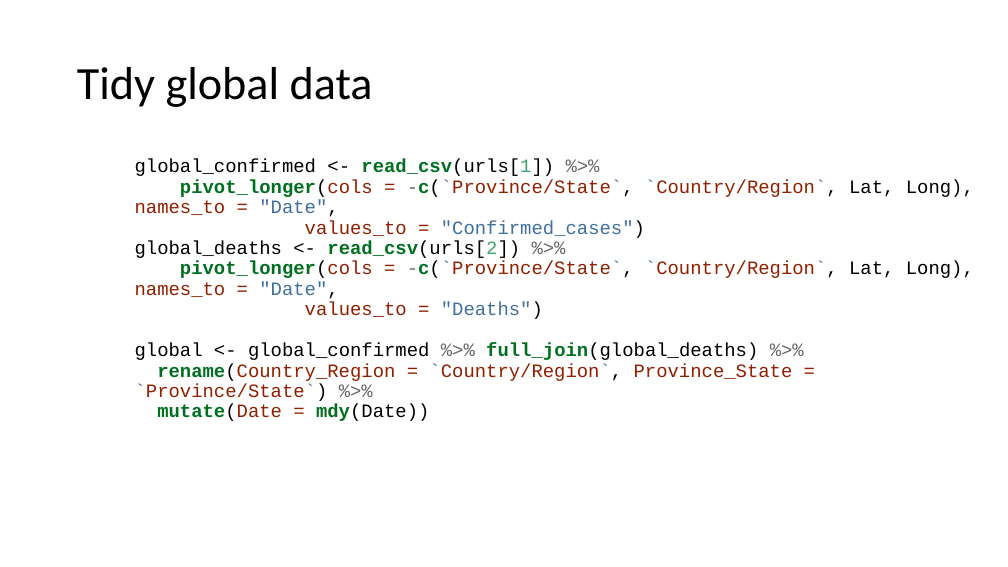
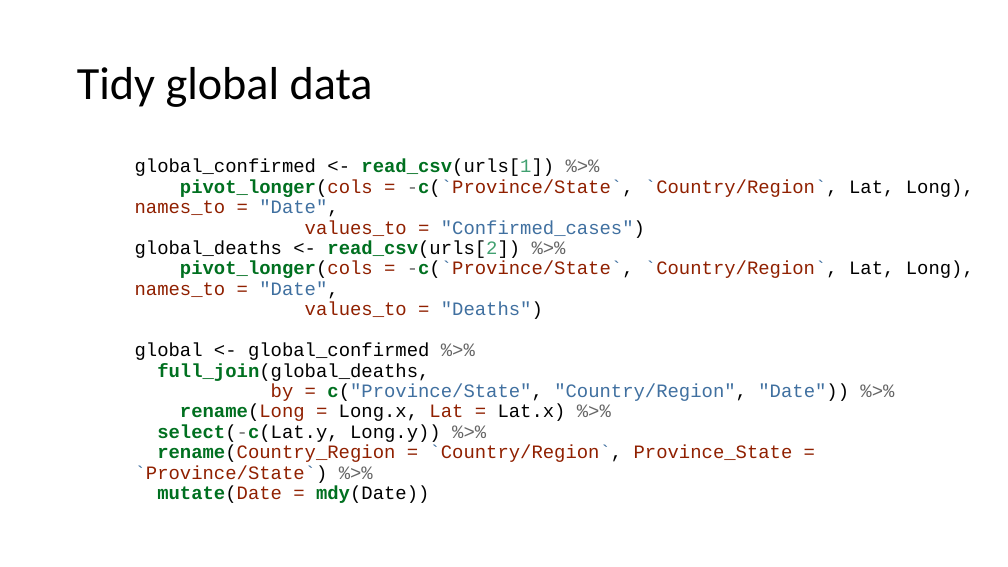
Before and after one commit to JaneWall/COVID19, a slide deck: slide 40 of COVID19_short_intro.pptx. Drawn at 1008x567 pixels with LibreOffice and Linux fonts; fonts in the diff are those of the drawing. Boxes give left, top, right and bottom in pixels: in the first picture for what was removed or moved away, otherwise in the second. Text is boxed around its words. In the diff, an @@ line names an element or a change of style, - is before the commit and + after.

Commit message:
fixed NA problem in deaths
problem was caused by difference in Lat and Long in confirmed vs deaths files for some countries.  Fixed by specifiying which variable to join by

```diff
--- a/COVID19_short_intro.pptx
+++ b/COVID19_short_intro.pptx
@@ text at [135, 159, 974, 503]: text changed @@
-global_confirmed <- read_csv(urls[1]) %>%
-pivot_longer(cols = -c(`Province/State`, `Country/Region`, Lat, Long), names_to = "Date",
-values_to = "Confirmed_cases")
-global_deaths <- read_csv(urls[2]) %>%
-pivot_longer(cols = -c(`Province/State`, `Country/Region`, Lat, Long), names_to = "Date",
-values_to = "Deaths")
-global <- global_confirmed %>% full_join(global_deaths) %>%
-rename(Country_Region = `Country/Region`, Province_State = `Province/State`) %>%
-mutate(Date = mdy(Date))
+global_confirmed <- read_csv(urls[1]) %>%
+pivot_longer(cols = -c(`Province/State`, `Country/Region`, Lat, Long), names_to = "Date",
+values_to = "Confirmed_cases")
+global_deaths <- read_csv(urls[2]) %>%
+pivot_longer(cols = -c(`Province/State`, `Country/Region`, Lat, Long), names_to = "Date",
+values_to = "Deaths")
+global <- global_confirmed %>%
+full_join(global_deaths,
+by = c("Province/State", "Country/Region", "Date")) %>%
+rename(Long = Long.x, Lat = Lat.x) %>%
+select(-c(Lat.y, Long.y)) %>%
+rename(Country_Region = `Country/Region`, Province_State = `Province/State`) %>%
+mutate(Date = mdy(Date))
```
Also in this commit, not shown: 2 other slides changed, 1 other file.
